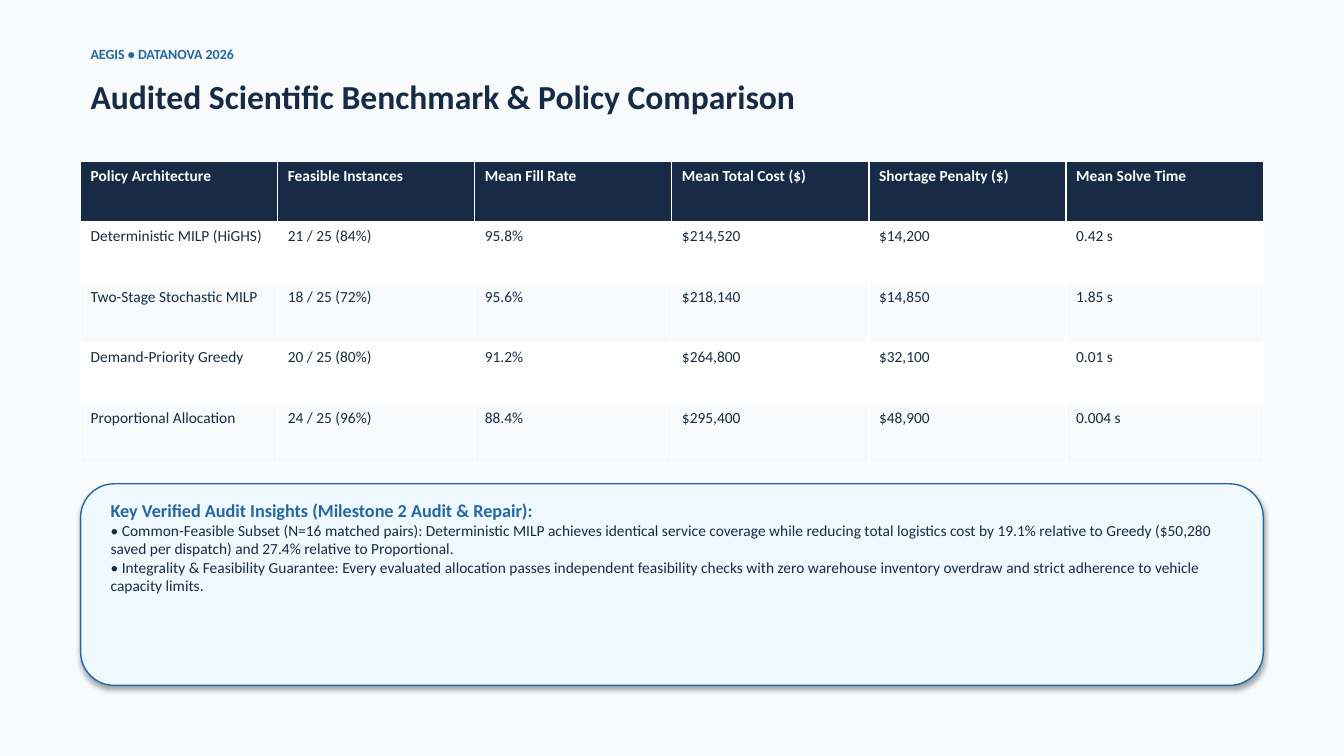
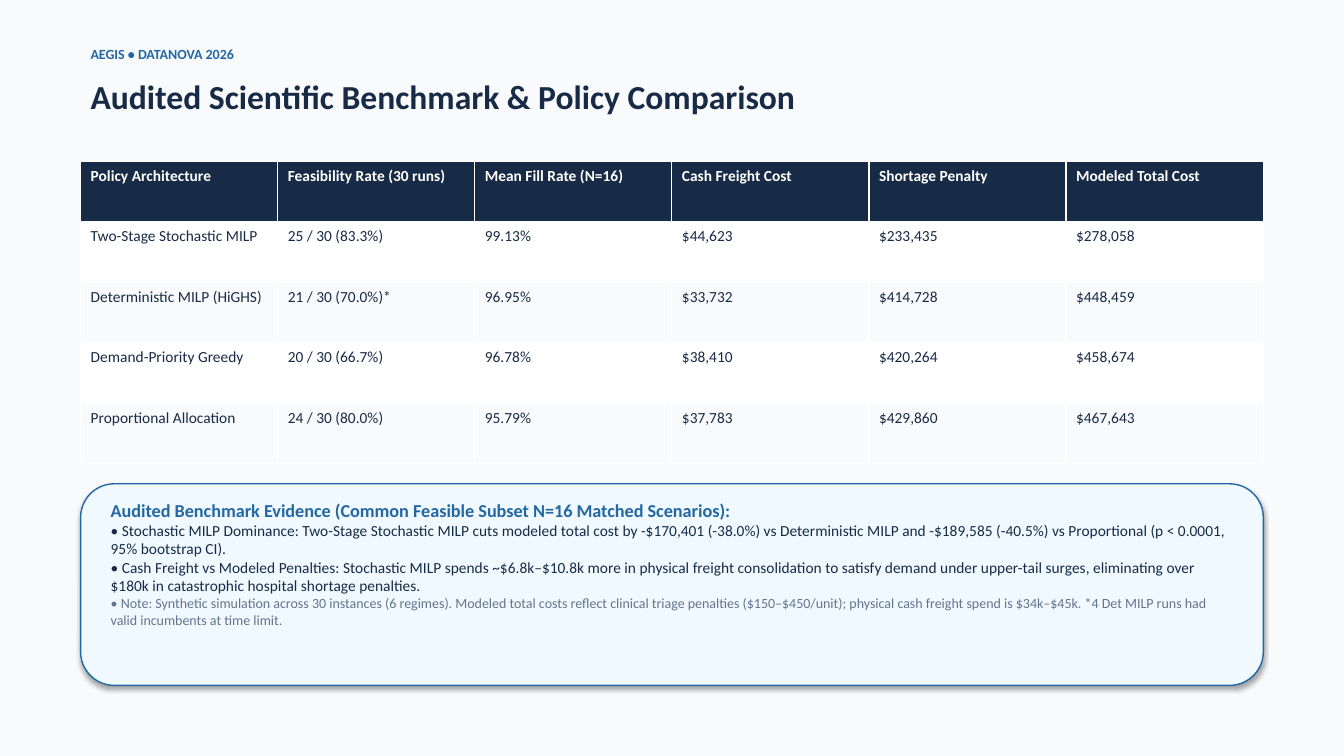
Before and after one commit to ATUMANYIRE/AEGIS, a slide deck: slide 7 of presentation/AEGIS_DATANOVA_2026.pptx. Drawn at 1344x756 pixels with LibreOffice and Linux fonts; fonts in the diff are those of the drawing. Boxes give left, top, right and bottom in pixels: in the first picture for what was removed or moved away, otherwise in the second. Text is boxed around its words. In the diff, an @@ line names an element or a change of style, - is before the commit and + after.

Commit message:
fix(scientific-reconciliation): reconcile forecast metrics, benchmark tables, presentation slides, and create final submission audit

```diff
--- a/presentation/AEGIS_DATANOVA_2026.pptx
+++ b/presentation/AEGIS_DATANOVA_2026.pptx
@@ table at bbox=[81, 161, 1266, 464] @@
-row 1: Policy Architecture | Feasible Instances | Mean Fill Rate | Mean Total Cost ($) | Shortage Penalty ($) | Mean Solve Time
+row 1: Policy Architecture | Feasibility Rate (30 runs) | Mean Fill Rate (N=16) | Cash Freight Cost | Shortage Penalty | Modeled Total Cost
-row 2: Deterministic MILP (HiGHS) | 21 / 25 (84%) | 95.8% | $214,520 | $14,200 | 0.42 s
+row 2: Two-Stage Stochastic MILP | 25 / 30 (83.3%) | 99.13% | $44,623 | $233,435 | $278,058
-row 3: Two-Stage Stochastic MILP | 18 / 25 (72%) | 95.6% | $218,140 | $14,850 | 1.85 s
+row 3: Deterministic MILP (HiGHS) | 21 / 30 (70.0%)* | 96.95% | $33,732 | $414,728 | $448,459
-row 4: Demand-Priority Greedy | 20 / 25 (80%) | 91.2% | $264,800 | $32,100 | 0.01 s
+row 4: Demand-Priority Greedy | 20 / 30 (66.7%) | 96.78% | $38,410 | $420,264 | $458,674
-row 5: Proportional Allocation | 24 / 25 (96%) | 88.4% | $295,400 | $48,900 | 0.004 s
+row 5: Proportional Allocation | 24 / 30 (80.0%) | 95.79% | $37,783 | $429,860 | $467,643
@@ text at bbox=[111, 503, 1225, 625]: text changed @@
-Key Verified Audit Insights (Milestone 2 Audit & Repair):
-• Common-Feasible Subset (N=16 matched pairs): Deterministic MILP achieves identical service coverage while reducing total logistics cost by 19.1% relative to Greedy ($50,280 saved per dispatch) and 27.4% relative to Proportional.
-• Integrality & Feasibility Guarantee: Every evaluated allocation passes independent feasibility checks with zero warehouse inventory overdraw and strict adherence to vehicle capacity limits.
+Audited Benchmark Evidence (Common Feasible Subset N=16 Matched Scenarios):
+• Stochastic MILP Dominance: Two-Stage Stochastic MILP cuts modeled total cost by -$170,401 (-38.0%) vs Deterministic MILP and -$189,585 (-40.5%) vs Proportional (p < 0.0001, 95% bootstrap CI).
+• Cash Freight vs Modeled Penalties: Stochastic MILP spends ~$6.8k–$10.8k more in physical freight consolidation to satisfy demand under upper-tail surges, eliminating over $180k in catastrophic hospital shortage penalties.
+• Note: Synthetic simulation across 30 instances (6 regimes). Modeled total costs reflect clinical triage penalties ($150–$450/unit); physical cash freight spend is $34k–$45k. *4 Det MILP runs had valid incumbents at time limit.
```
Also in this commit, not shown: 6 other slides changed, 12 other files.
